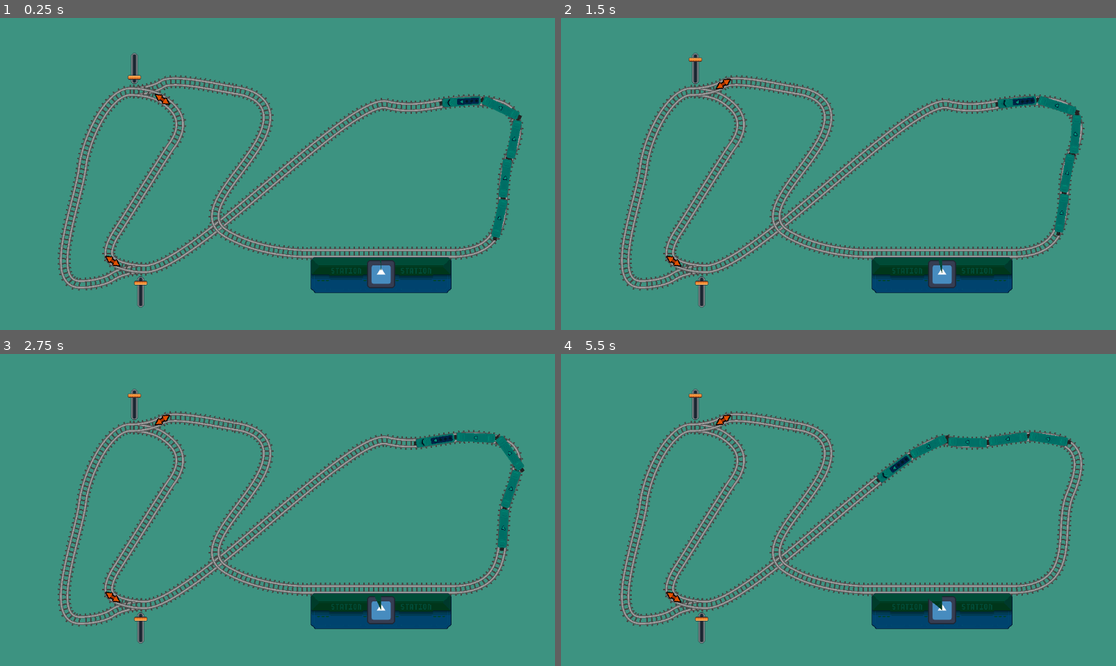
Above: before the commit, frames 1-4 (two rows, left to right).
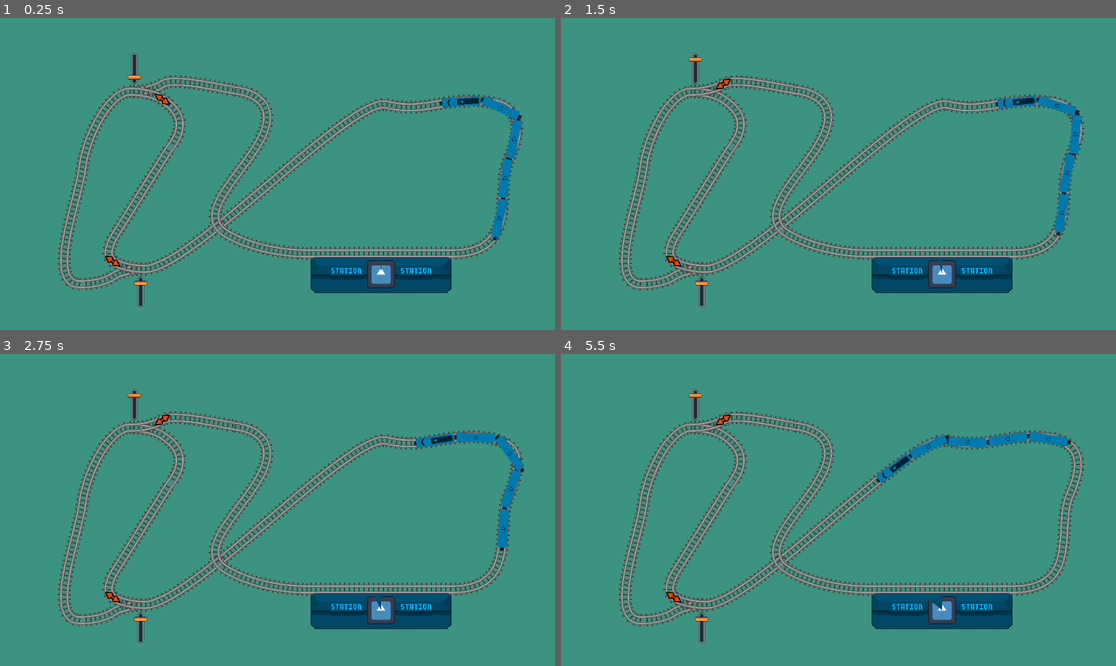
Above: after the commit, the same moments.

Repository: dsg-jam/ld54-game
Game: Godot game, scene res://scenes/start.tscn
The game is run twice, just before and just after one commit, with the same random seed, the same clock (stepped at 60 frames per second) and the same inputs. The engine's default icon, where the game draws it, is replaced by a stand-in: a white triangle on a blue panel in a dark square.
Inputs (mouse positions are in pixels of both pictures, inside the frame that each line leads up to):
- Up to frame 1 (0.25 s): no input
- Up to frame 2 (1.5 s): click (694, 67) at 0.52 s
- Up to frame 3 (2.75 s): hold Space (brake) from 2.03 s (still down)
- Up to frame 4 (5.5 s): release Space (brake) at 2.78 s; hold Space (brake) from 4.28 s (still down)

The runs differ from the first frame. In frame 1, 2.1% of the frame differs, in the area x 56-94%, y 24-85%; in frame 2, 2.1%; in frame 3, 2.1%; in frame 4, 2.2%, in the area x 56-92%, y 24-85%.

Commit message:
improve colored assets

Diff:
--- a/prefabs/TrainEngine.tscn
+++ b/prefabs/TrainEngine.tscn
@@ -2,7 +2,7 @@
 
 [ext_resource type="PackedScene" uid="uid://dpgkkb4iqrw5b" path="res://prefabs/TrainVehicle.tscn" id="1"]
 [ext_resource type="Script" path="res://scripts/TrainEngine.gd" id="2"]
-[ext_resource type="Texture2D" uid="uid://oxwe7ng3lr2u" path="res://assets/train_engine.png" id="3_unrkn"]
+[ext_resource type="Texture2D" uid="uid://d1lqotfksrq17" path="res://assets/train_engine_desaturated.png" id="3_5emls"]
 
 [sub_resource type="RectangleShape2D" id="RectangleShape2D_fju05"]
 resource_local_to_scene = true
@@ -31,6 +31,6 @@
 shape = SubResource("RectangleShape2D_fju05")
 
 [node name="TextureRect" parent="Body/Node2D2" index="0"]
-texture = ExtResource("3_unrkn")
+texture = ExtResource("3_5emls")
 
 [connection signal="area_entered" from="Body/Area2D" to="." method="_on_area_2d_area_entered"]
--- a/prefabs/TrainStation.tscn
+++ b/prefabs/TrainStation.tscn
@@ -2,7 +2,7 @@
 
 [ext_resource type="Script" path="res://scripts/TrainStation.gd" id="1_g3ngn"]
 [ext_resource type="PackedScene" uid="uid://d1xy67euifbh6" path="res://prefabs/Track.tscn" id="1_pb151"]
-[ext_resource type="Texture2D" uid="uid://bb544qs74gbdt" path="res://assets/station.png" id="2_ysqsg"]
+[ext_resource type="Texture2D" uid="uid://dsknq0gksp7xm" path="res://assets/station_desaturated.png" id="3_e5t1w"]
 [ext_resource type="Texture2D" uid="uid://b45ccffmet4ol" path="res://assets/icon.svg" id="4_ux61d"]
 [ext_resource type="Texture2D" uid="uid://c2udkkfuwbis0" path="res://assets/warn.png" id="5_evrpx"]
 
@@ -72,7 +72,7 @@
 z_index = 10
 position = Vector2(150, 45)
 scale = Vector2(1.15, 1.15)
-texture = ExtResource("2_ysqsg")
+texture = ExtResource("3_e5t1w")
 metadata/_edit_lock_ = true
 
 [node name="TextureProgressBar" type="TextureProgressBar" parent="."]
--- a/prefabs/TrainVehicle.tscn
+++ b/prefabs/TrainVehicle.tscn
@@ -2,7 +2,7 @@
 
 [ext_resource type="PackedScene" uid="uid://dt8qvg4eqnc71" path="res://prefabs/TrainWheel.tscn" id="1"]
 [ext_resource type="Script" path="res://scripts/TrainVehicle.gd" id="2"]
-[ext_resource type="Texture2D" uid="uid://bwresqdpylkai" path="res://assets/train_car.png" id="3_0sagh"]
+[ext_resource type="Texture2D" uid="uid://014s5f3fs11e" path="res://assets/train_car_desaturated.png" id="3_nvdii"]
 
 [sub_resource type="RectangleShape2D" id="RectangleShape2D_cdjcq"]
 resource_local_to_scene = true
@@ -52,4 +52,4 @@
 offset_top = -12.0
 offset_right = 70.0
 offset_bottom = 12.0
-texture = ExtResource("3_0sagh")
+texture = ExtResource("3_nvdii")
--- a/scripts/TrainStation.gd
+++ b/scripts/TrainStation.gd
@@ -9,6 +9,7 @@
 @onready var _warn_indicator: Sprite2D = $Warn
 @onready var _anim_player: AnimationPlayer = $AnimationPlayer
 @onready var _station_sprite: Sprite2D = $Station
+@onready var _reset_color: Color = self._station_sprite.modulate
 
 var available: bool
 
@@ -36,6 +37,7 @@
 	self._timer.stop()
 	self._warn_indicator.set_visible(false)
 	self._progress.set_visible(false)
+	self.set_color(self._reset_color)
 	self.available = true
 
 func _on_timer_timeout() -> void:
Binary file added: assets/station_desaturated.png
Not shown, added: assets/station_desaturated.png.import
Binary file added: assets/train_car_desaturated.png
Not shown, added: assets/train_car_desaturated.png.import
Binary file added: assets/train_engine_desaturated.png
Not shown, added: assets/train_engine_desaturated.png.import
